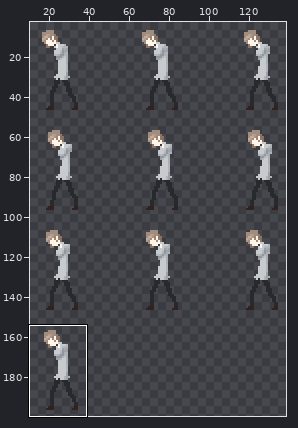
A sprite sheet gets an edit: Assets/Animation/Sprite/Selma/Shot_Lower.png. Above: a wide view before the commit, with the close-up outlined.
Close-up. As it was:
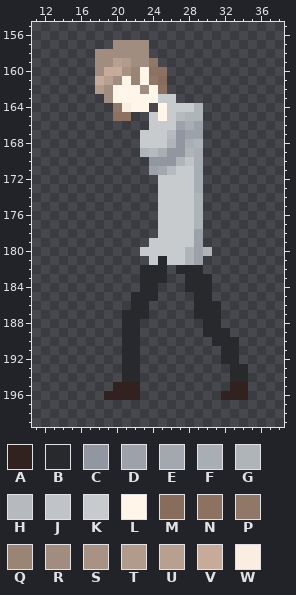
The file is 150x200 pixels. Colours within 5 levels of each other are drawn and written as one. Shown: x 11..38, y 155..199. The wide view leaves out empty margins. The commit also changed other parts of the picture, which this record leaves out.
Palette (. is transparent): A #31221f  B #28292c  C #9196a0  D #9ca1aa  E #a3a8af  F #a9adb4  G #afb4b9  H #b6babf  J #c0c4c8  K #c7cbce  L #fff6e9  M #886c5c  N #8d7262  P #907869  Q #9a8476  R #a18d7f  S #a79283  T #b19b8a  U #b7a08f  V #c5ab98  W #f9eee1
Pixels before, first column x 18:
157 ..RRRR...........
158 RRRRRR...........
159 RRUTRRP..........
160 RVVSQLNN.........
161 VURLQLPM.........
162 TRLLLRLN.........
163 .RLLLLLKK........
164 ..PWLL.LKKKG.....
165 ..NN..KLKHGG.....
166 ......KKKDFD.....
167 .....KKKHCDD.....
168 .....KKKGCFG.....
169 .....GHFCCGF.....
170 ......CCCGJF.....
171 ......DEHKKF.....
172 .......KKKKF.....
173 .......KKKKF.....
174 .......KKKKG.....
175 .......KKKKG.....
176 .......KKKKG.....
177 .......KKKKG.....
178 .......KKKKD.....
179 ......KKKKKD.....
180 .....KKKKKGDG....
181 ......KBKKGD.....
182 .....BBB.BBB.....
183 .....BBB..BBB....
184 .....BB...BBB....
185 ....BBB....BB....
186 ....BB.....BBB...
187 ...BBB.....BBB...
188 ...BB.......BB...
189 ...BB.......BBB..
190 ...BB........BBB.
191 ...BB.........BB.
192 ...BB.........BB.
193 ...BB..........BB
194 ...BB..........BB
195 ..AAA..........AA
196 .AAAA.........AAA
Now the later version:
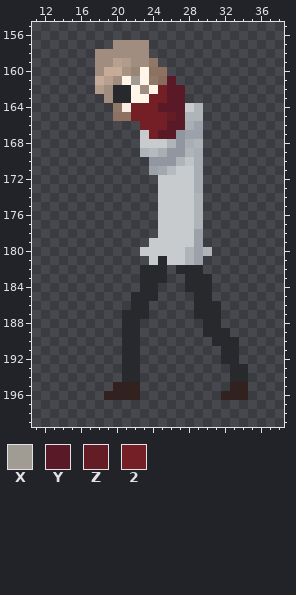
Colours new in this view: X #a19c93  Y #591926  Z #651d25  2 #731f25
The exact change:
y 161: x 22 Q -> X; x 26 . -> Y
y 162: x 20..21 LL -> BB; x 25..27 N.. -> 2YY
y 163: x 20..21 LL -> BB; x 24..27 LKK. -> 22YY
y 164: x 22..27 LL.LKK -> 222YYY
y 165: x 22..27 ..KLKH -> 2222ZY
y 166: x 23..27 .KKKD -> 222YY
y 167: x 24..26 KKH -> 2YY
Pixel boxes of the changes (left, top, right, bottom) in both close-ups:
changed: (113, 76, 185, 139)
